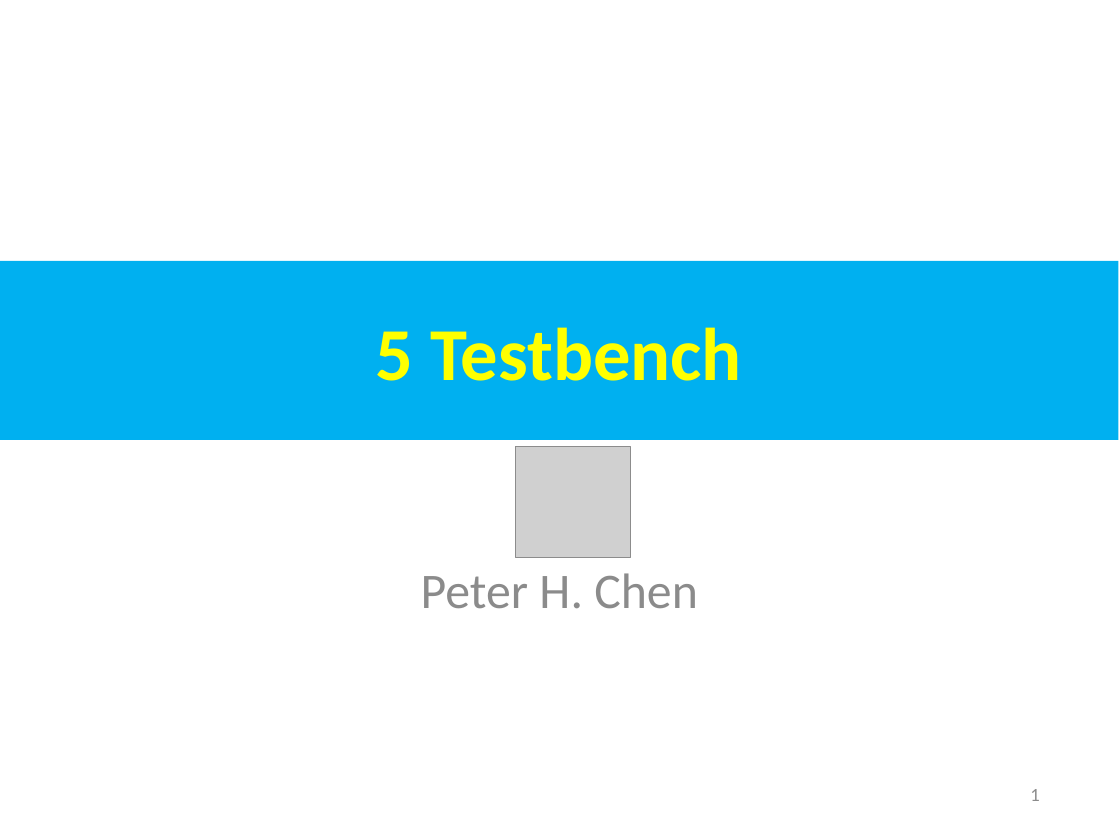
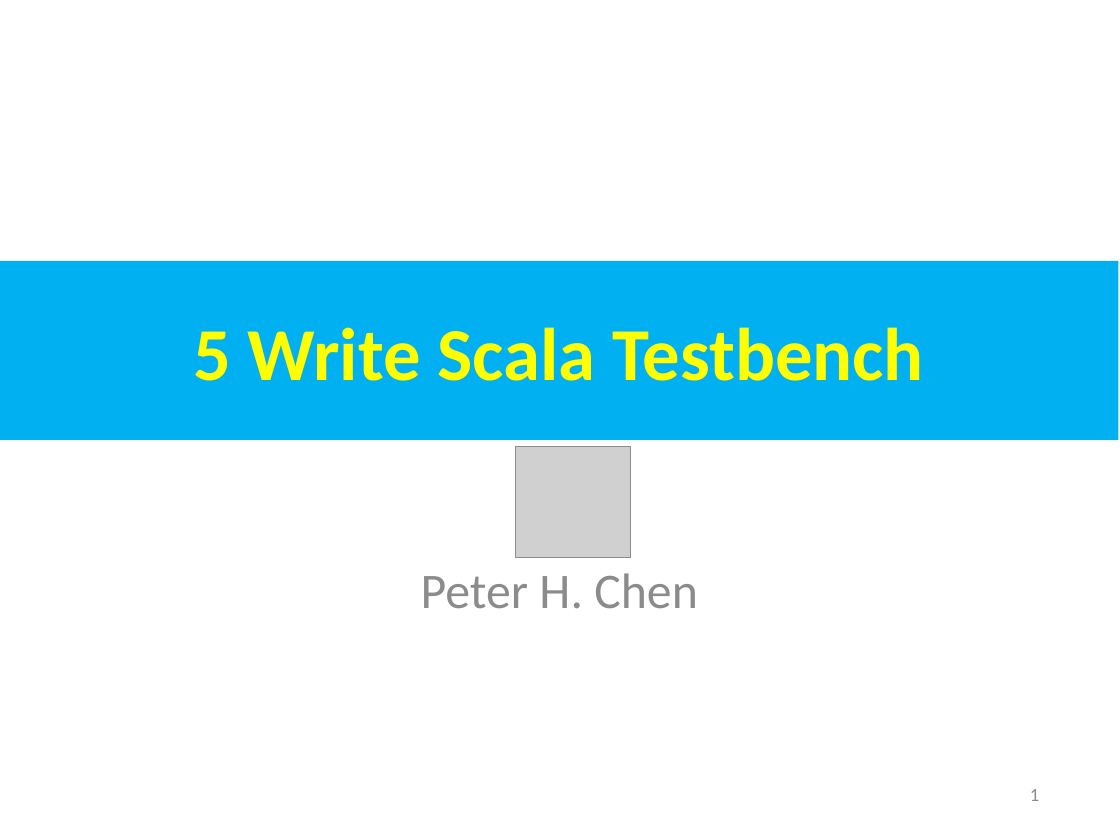
Before and after one commit to peterhchen/AIU_CS800_Chisel, a slide deck: slide 1 of 700_Dev_Guide/005_Testbench/000_Video/005_Testbench.ppt. Drawn at 1120x840 pixels with LibreOffice and Linux fonts; fonts in the diff are those of the drawing; grey boxes stand for pictures. Boxes give left, top, right and bottom in pixels: in the first picture for what was removed or moved away, otherwise in the second. Text is boxed around its words. In the diff, an @@ line names an element or a change of style, - is before the commit and + after.

```diff
--- a/700_Dev_Guide/005_Testbench/000_Video/005_Testbench.ppt
+++ b/700_Dev_Guide/005_Testbench/000_Video/005_Testbench.ppt
@@ text in rectangle at (x1=193, y1=327, x2=924, y2=381): text changed @@
-5 Testbench
+5 Write Scala Testbench
```
Also in this commit, not shown: 1 other slide changed, 21 slides added.
